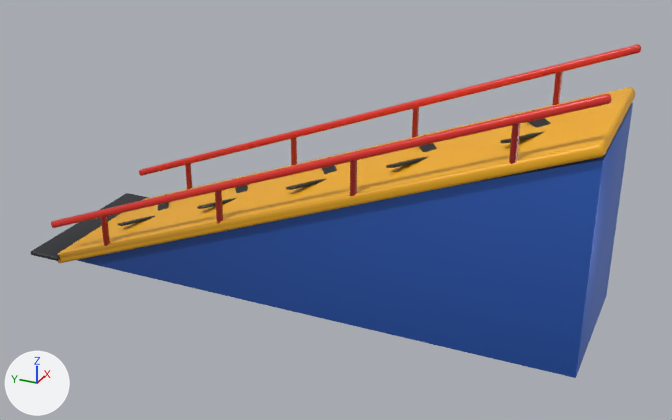
What one commit did to the glTF model lane-rush/art/blender/out/bl_ramp.glb.
One viewpoint serves both versions: a 50 mm camera at (-8.35, -4.09, 5.08) aimed at (-0.07, -0.37, 0.94). The lights are fixed; the arrows at lower left show +X, +Y and +Z. The older version comes first. Vertices at exactly the same position are counted once.

Objects in the first picture: 'ramp'.
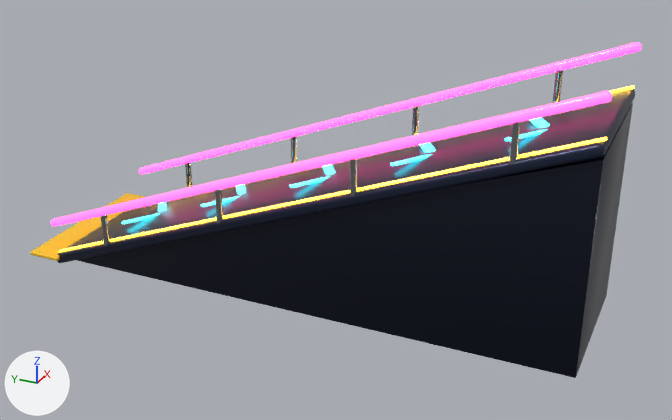
Pixel boxes [x1, y1, x2, y2] of what changed, in the pictures (672 x 420 px; the box of a moved part takes in the faces that stretch with it):
'ramp', reshaped
    before: [31, 44, 641, 378]
    after: [31, 42, 642, 378]
part 1 of me_wedge, rebuilt (mostly hidden)
    before: [419, 135, 437, 152]
    after: [420, 142, 436, 153]
part 2 of me_wedge, rebuilt
    before: [197, 198, 236, 209]
    after: [201, 196, 239, 207]
part 3 of me_wedge, rebuilt
    before: [386, 157, 428, 168]
    after: [390, 154, 432, 166]
part 4 of me_wedge, rebuilt (mostly hidden)
    before: [158, 194, 169, 211]
    after: [158, 202, 166, 212]
part 5 of me_wedge, rebuilt (mostly hidden)
    before: [322, 157, 337, 174]
    after: [322, 165, 335, 175]
part 6 of me_wedge, rebuilt (mostly hidden)
    before: [529, 110, 551, 128]
    after: [529, 117, 550, 128]
part 7 of me_wedge, rebuilt
    before: [118, 216, 155, 226]
    after: [121, 214, 158, 224]
part 8 of me_wedge, rebuilt
    before: [286, 179, 326, 190]
    after: [290, 176, 330, 188]
part 9 of me_wedge, rebuilt
    before: [501, 131, 545, 143]
    after: [505, 129, 547, 141]
part 10 of me_wedge, rebuilt (mostly hidden)
    before: [235, 177, 248, 193]
    after: [236, 184, 246, 194]
part 11 of me_wedge, added
    after: [59, 137, 607, 252]
part 12 of me_wedge, added
    after: [610, 85, 635, 93]
part 13 of me_wedge, moved or reshaped
    before: [51, 44, 641, 246]
    after: [50, 42, 642, 246]
part 14 of me_wedge, recoloured
    both: [31, 84, 633, 261]
part 15 of me_wedge, recoloured (darker)
    both: [77, 103, 633, 378]
part 16 of me_wedge, recoloured (darker)
    both: [57, 89, 635, 263]
part 17 of me_wedge, recoloured (lighter)
    both: [31, 193, 145, 261]
part 18 of me_wedge, recoloured
    both: [105, 72, 563, 244]

Patch to the scene script:
```diff
--- a/lane-rush/art/blender/out/bl_ramp.glb.py
+++ b/lane-rush/art/blender/out/bl_ramp.glb.py
@@ mat_nx_yellowg @@
+mat_nx_yellowg = bpy.data.materials.new('nx_yellowg')
+# nodes: BsdfPrincipled, Mix, OutputMaterial, VertexColor
+# colours: yellow #ffc21a, yellow #fff1a0, mixed with the vertex colours
@@ mat_nx_dark @@
+mat_nx_dark = bpy.data.materials.new('nx_dark')
+# nodes: BsdfPrincipled, Mix, OutputMaterial, VertexColor
+# colours: dark blue #1a2033, mixed with the vertex colours
@@ mat_nx_cyan @@
+mat_nx_cyan = bpy.data.materials.new('nx_cyan')
+# nodes: BsdfPrincipled, Mix, OutputMaterial, VertexColor
+# colours: cyan #2ee9ff, cyan #7ff6ff, mixed with the vertex colours
@@ mat_nx_dark2 @@
+mat_nx_dark2 = bpy.data.materials.new('nx_dark2')
+# nodes: BsdfPrincipled, Mix, OutputMaterial, VertexColor
+# colours: dark blue #262e48, mixed with the vertex colours
@@ mat_nx_chrome @@
+mat_nx_chrome = bpy.data.materials.new('nx_chrome')
+# nodes: BsdfPrincipled, Mix, OutputMaterial, VertexColor
+# colours: white #d9e0ea, mixed with the vertex colours
@@ mat_nx_pinkg @@
+mat_nx_pinkg = bpy.data.materials.new('nx_pinkg')
+# nodes: BsdfPrincipled, Mix, OutputMaterial, VertexColor
+# colours: pink #ff2e8a, pink #ff8ac4, mixed with the vertex colours
@@ mat_nx_yellow @@
+mat_nx_yellow = bpy.data.materials.new('nx_yellow')
+# nodes: BsdfPrincipled, Mix, OutputMaterial, VertexColor
+# colours: yellow #ffc61f, mixed with the vertex colours
@@ me_wedge @@
-me_wedge.from_pydata(...)  # 806 vertices, 1520 faces; spans x -0.95..0.95, y -3.16..3.16, z 0.0..2.81
+me_wedge.from_pydata(...)  # 886 vertices, 1672 faces; spans x -0.95..0.95, y -3.16..3.16, z 0.0..2.84
+# me_wedge part 1: the loose piece of 24 vertices spanning x -0.04..0.48, y -1.47..-1.06, z 1.66..1.74 is rebuilt with 24 vertices and now spans x -0.03..0.43, y -1.44..-1.09, z 1.68..1.74, in mat_nx_cyan
+# me_wedge part 2: the loose piece of 24 vertices spanning x -0.48..0.04, y 0.75..1.16, z 0.81..0.88 is rebuilt with 24 vertices and now spans x -0.43..0.03, y 0.78..1.13, z 0.83..0.89, in mat_nx_cyan
+# me_wedge part 3: the loose piece of 24 vertices spanning x -0.48..0.04, y -1.47..-1.06, z 1.66..1.74 is rebuilt with 24 vertices and now spans x -0.43..0.03, y -1.44..-1.09, z 1.68..1.74, in mat_nx_cyan
+# me_wedge part 4: the loose piece of 24 vertices spanning x -0.04..0.48, y 1.86..2.27, z 0.39..0.46 is rebuilt with 24 vertices and now spans x -0.03..0.43, y 1.89..2.24, z 0.4..0.46, in mat_nx_cyan
+# me_wedge part 5: the loose piece of 24 vertices spanning x -0.04..0.48, y -0.36..0.05, z 1.24..1.31 is rebuilt with 24 vertices and now spans x -0.03..0.43, y -0.33..0.02, z 1.26..1.31, in mat_nx_cyan
+# me_wedge part 6: the loose piece of 24 vertices spanning x -0.04..0.48, y -2.58..-2.17, z 2.09..2.16 is rebuilt with 24 vertices and now spans x -0.03..0.43, y -2.55..-2.2, z 2.11..2.16, in mat_nx_cyan
+# me_wedge part 7: the loose piece of 24 vertices spanning x -0.48..0.04, y 1.86..2.27, z 0.39..0.46 is rebuilt with 24 vertices and now spans x -0.43..0.03, y 1.89..2.24, z 0.4..0.46, in mat_nx_cyan
+# me_wedge part 8: the loose piece of 24 vertices spanning x -0.48..0.04, y -0.36..0.05, z 1.24..1.31 is rebuilt with 24 vertices and now spans x -0.43..0.03, y -0.33..0.02, z 1.26..1.31, in mat_nx_cyan
+# me_wedge part 9: the loose piece of 24 vertices spanning x -0.48..0.04, y -2.58..-2.17, z 2.09..2.16 is rebuilt with 24 vertices and now spans x -0.43..0.03, y -2.55..-2.2, z 2.11..2.16, in mat_nx_cyan
+# me_wedge part 10: the loose piece of 24 vertices spanning x -0.04..0.48, y 0.75..1.16, z 0.81..0.88 is rebuilt with 24 vertices and now spans x -0.03..0.43, y 0.78..1.13, z 0.83..0.89, in mat_nx_cyan
+# me_wedge part 11: a new loose piece of 24 vertices spanning x -0.82..-0.77, y -3.16..2.85, z 0.1..2.42, in mat_nx_yellowg
+# me_wedge part 12: a new loose piece of 24 vertices spanning x 0.78..0.82, y -3.16..2.85, z 0.1..2.42, in mat_nx_yellowg
+# me_wedge part 13: 50 vertices moved from x -0.9..0.9, y -3.16..2.85, z 0.46..2.81 to x -0.9..0.91, y -3.16..2.85, z 0.47..2.81; 154 vertices removed from x -0.9..0.9, y -3.16..2.85, z 0.34..2.81; 186 vertices added at x -0.9..0.91, y -3.16..2.85, z 0.34..2.84
+# me_wedge part 14: 202 kept faces spanning x -0.95..0.95, y -3.16..3.16, z 0.0..2.78 get new vertex colours; the middle colour goes from white #f9f9f9 to white #fcfcfc
+# me_wedge part 15: 104 faces spanning x -0.84..0.84, y -3.16..2.84, z 0.06..2.24 switch from mat_ramp_steel to mat_nx_dark
+# me_wedge part 16: 188 faces spanning x -0.9..0.9, y -3.16..2.85, z 0.0..2.39 switch from mat_ramp_deck to mat_nx_dark2
+# me_wedge part 17: 188 faces spanning x -0.95..0.95, y 2.76..3.16, z 0.06..0.11 switch from mat_ramp_chev to mat_nx_yellow
+# me_wedge part 18: 72 faces spanning x -0.88..0.88, y -2.44..2.13, z 0.34..2.49 switch from mat_ramp_rail to mat_nx_chrome
+me_wedge.materials.append(mat_nx_cyan)
+me_wedge.materials.append(mat_nx_yellowg)
+me_wedge.materials.append(mat_nx_pinkg)
```
